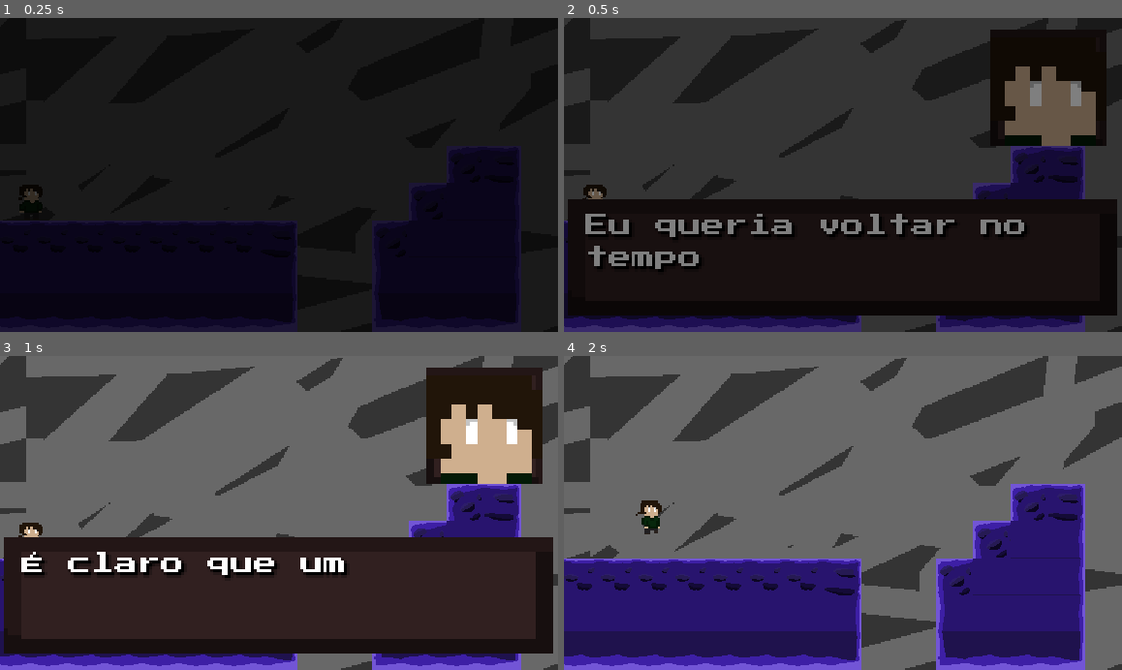
Above: before the commit, frames 1-4 (two rows, left to right).
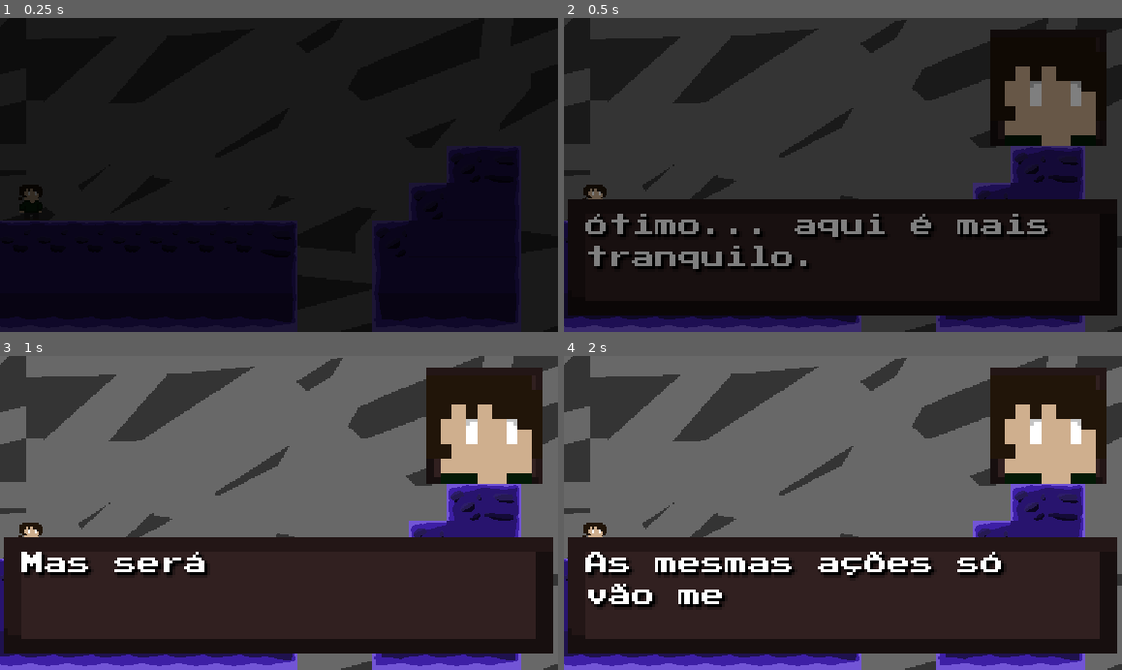
Above: after the commit, the same moments.

Repository: ycarocog/Game_Anxiety
Game: Godot game, scene res://Scenes/World/level1SS.tscn
Same seed, same stepped clock (60 frames per second), same inputs: the game is played once before the commit and once after it. This scene is started directly instead of the project's main scene.
Inputs (mouse positions are in pixels of both pictures, inside the frame that each line leads up to):
- Up to frame 1 (0.25 s): no input
- Up to frame 2 (0.5 s): no input
- Up to frame 3 (1 s): move the mouse to (401, 497) at 0.52 s; hold D (right) from 0.53 s (still down); click (401, 497) at 0.6 s; tap Space (jump) at 0.77 s
- Up to frame 4 (2 s): keep holding D (right); move the mouse to (731, 528) at 1.27 s; click (731, 528) at 1.35 s; tap Space (jump) at 1.52 s

Frame 1 is identical in both runs. In frame 2, 2.3% of the frame differs, in the area x 3-87%, y 62-80%; in frame 3, 2.0%; in frame 4, 43%, in the area x 0-100%, y 3-95%.

Commit message:
alteração nos diálogos e regularização no volume das músicas

Diff:
--- a/anxiety/Scenes/Player/player.tscn
+++ b/anxiety/Scenes/Player/player.tscn
@@ -208,5 +208,6 @@
 
 [node name="Sfx" type="AudioStreamPlayer" parent="."]
 stream = ExtResource("5_g0h47")
+volume_db = -11.243
 
 [connection signal="timeout" from="Low_Timer" to="." method="_on_low_timer_timeout"]
--- a/anxiety/Scenes/World/city.tscn
+++ b/anxiety/Scenes/World/city.tscn
@@ -339,12 +339,12 @@
 
 [node name="Main_theme" type="AudioStreamPlayer" parent="."]
 stream = ExtResource("8_2ql77")
-volume_db = -30.0
+volume_db = -15.009
 parameters/looping = true
 
 [node name="Good_mood" type="AudioStreamPlayer" parent="."]
 stream = ExtResource("9_3qk5k")
-volume_db = -30.0
+volume_db = -15.009
 parameters/looping = true
 
 [connection signal="body_entered" from="Areas_Interact/Apartment" to="." method="_on_apartment_body_entered"]
--- a/anxiety/Scenes/World/interface.tscn
+++ b/anxiety/Scenes/World/interface.tscn
@@ -122,11 +122,11 @@
 
 [node name="Label" type="RichTextLabel" parent="Credits_scene"]
 offset_right = 575.0
-offset_bottom = 878.0
+offset_bottom = 1020.0
 theme_override_fonts/normal_font = ExtResource("5_cppw4")
 theme_override_fonts/bold_font = ExtResource("6_66vhg")
 bbcode_enabled = true
-text = "[center][b]Game developed:[/b]
+text = "[center][b]GAME DEVELOPED BY:[/b]
 
 Ycaro Gonçalves
 
@@ -135,7 +135,7 @@
 Gabriel Alves
 
 
-[b]CHARACTER DESIGN :[/b]
+[b]CHARACTER DESIGN:[/b]
 
 Daielly Rocha
 
@@ -169,6 +169,12 @@
 Ycaro Gonçalves
 
 Daielly Rocha
+
+
+[b] Writting:[/b]
+
+Gabriel Alves
+
 
 [b]Contatos Instagram[/b]
 
@@ -181,11 +187,12 @@
 
 [b]OBRIGADO POR JOGAR[/b]
 "
+fit_content = true
 scroll_active = false
 
 [node name="Main_theme" type="AudioStreamPlayer" parent="."]
 stream = ExtResource("7_8dcy4")
-volume_db = -30.0
+volume_db = -15.946
 autoplay = true
 parameters/looping = true
 
--- a/anxiety/Scenes/World/quarto.tscn
+++ b/anxiety/Scenes/World/quarto.tscn
@@ -250,11 +250,11 @@
 [node name="Label" type="RichTextLabel" parent="Credits_scene"]
 offset_top = 400.0
 offset_right = 575.0
-offset_bottom = 1328.0
+offset_bottom = 1420.0
 theme_override_fonts/normal_font = ExtResource("7_l2vs5")
 theme_override_fonts/bold_font = ExtResource("8_s0p43")
 bbcode_enabled = true
-text = "[center][b]Game developed:[/b]
+text = "[center][b]GAME DEVELOPED BY:[/b]
 
 Ycaro Gonçalves
 
@@ -263,7 +263,7 @@
 Gabriel Alves
 
 
-[b]CHARACTER DESIGN :[/b]
+[b]CHARACTER DESIGN:[/b]
 
 Daielly Rocha
 
@@ -297,6 +297,12 @@
 Ycaro Gonçalves
 
 Daielly Rocha
+
+
+[b] Writting:[/b]
+
+Gabriel Alves
+
 
 [b]Contatos Instagram[/b]
 
@@ -309,16 +315,17 @@
 
 [b]OBRIGADO POR JOGAR[/b]
 "
+fit_content = true
 scroll_active = false
 
 [node name="Main_theme" type="AudioStreamPlayer" parent="."]
 stream = ExtResource("9_av1mx")
-volume_db = -30.0
+volume_db = -16.883
 parameters/looping = true
 
 [node name="Good_mood" type="AudioStreamPlayer" parent="."]
 stream = ExtResource("10_uhqxt")
-volume_db = -30.0
+volume_db = -15.946
 parameters/looping = true
 
 [connection signal="animation_finished" from="Animation" to="." method="_on_animation_animation_finished"]
--- a/anxiety/Scenes/battle.tscn
+++ b/anxiety/Scenes/battle.tscn
@@ -106,7 +106,7 @@
 
 [node name="Audio" type="AudioStreamPlayer" parent="."]
 stream = ExtResource("7_3sslx")
-volume_db = -30.0
+volume_db = -14.072
 autoplay = true
 parameters/looping = true
 
--- a/anxiety/Scenes/enemy.gd
+++ b/anxiety/Scenes/enemy.gd
@@ -1,7 +1,7 @@
 extends CharacterBody2D
 
 
-const SPEED = 120
+const SPEED = 140
 @onready var sprite_2d: AnimationPlayer = $Animation
 @onready var sprite: Sprite2D = $Sprite
 var player_ref = null
--- a/anxiety/Scenes/player_td.tscn
+++ b/anxiety/Scenes/player_td.tscn
@@ -9,7 +9,7 @@
 [ext_resource type="AudioStream" uid="uid://25vw57drvc0x" path="res://Assets/SFX/attack_fx.wav" id="7_6mb3e"]
 
 [sub_resource type="RectangleShape2D" id="RectangleShape2D_o0i2e"]
-size = Vector2(23.3771, 11)
+size = Vector2(20.6885, 11)
 
 [sub_resource type="RectangleShape2D" id="RectangleShape2D_b3uc5"]
 size = Vector2(28.5, 16.25)
@@ -51,6 +51,71 @@
 "transitions": PackedFloat32Array(1),
 "update": 1,
 "values": [Vector2i(0, 0)]
+}
+tracks/3/type = "value"
+tracks/3/imported = false
+tracks/3/enabled = true
+tracks/3/path = NodePath(".:modulate")
+tracks/3/interp = 1
+tracks/3/loop_wrap = true
+tracks/3/keys = {
+"times": PackedFloat32Array(0),
+"transitions": PackedFloat32Array(1),
+"update": 0,
+"values": [Color(1, 1, 1, 1)]
+}
+tracks/4/type = "value"
+tracks/4/imported = false
+tracks/4/enabled = true
+tracks/4/path = NodePath("attack area/arma:disabled")
+tracks/4/interp = 1
+tracks/4/loop_wrap = true
+tracks/4/keys = {
+"times": PackedFloat32Array(0),
+"transitions": PackedFloat32Array(1),
+"update": 1,
+"values": [true]
+}
+
+[sub_resource type="Animation" id="Animation_34o6a"]
+resource_name = "attack"
+length = 0.4
+step = 0.1
+tracks/0/type = "value"
+tracks/0/imported = false
+tracks/0/enabled = true
+tracks/0/path = NodePath("Sprite:texture")
+tracks/0/interp = 1
+tracks/0/loop_wrap = true
+tracks/0/keys = {
+"times": PackedFloat32Array(0),
+"transitions": PackedFloat32Array(1),
+"update": 1,
+"values": [ExtResource("3_vwprr")]
+}
+tracks/1/type = "value"
+tracks/1/imported = false
+tracks/1/enabled = true
+tracks/1/path = NodePath("Sprite:hframes")
+tracks/1/interp = 1
+tracks/1/loop_wrap = true
+tracks/1/keys = {
+"times": PackedFloat32Array(0),
+"transitions": PackedFloat32Array(1),
+"update": 1,
+"values": [4]
+}
+tracks/2/type = "value"
+tracks/2/imported = false
+tracks/2/enabled = true
+tracks/2/path = NodePath("Sprite:frame_coords")
+tracks/2/interp = 1
+tracks/2/loop_wrap = true
+tracks/2/keys = {
+"times": PackedFloat32Array(0, 0.1, 0.2, 0.3),
+"transitions": PackedFloat32Array(1, 1, 1, 1),
+"update": 1,
+"values": [Vector2i(0, 0), Vector2i(1, 0), Vector2i(2, 0), Vector2i(3, 0)]
 }
 tracks/3/type = "value"
 tracks/3/imported = false
@@ -59,75 +124,10 @@
 tracks/3/interp = 1
 tracks/3/loop_wrap = true
 tracks/3/keys = {
-"times": PackedFloat32Array(0),
-"transitions": PackedFloat32Array(1),
-"update": 1,
-"values": [true]
-}
-tracks/4/type = "value"
-tracks/4/imported = false
-tracks/4/enabled = true
-tracks/4/path = NodePath(".:modulate")
-tracks/4/interp = 1
-tracks/4/loop_wrap = true
-tracks/4/keys = {
-"times": PackedFloat32Array(0),
-"transitions": PackedFloat32Array(1),
-"update": 0,
-"values": [Color(1, 1, 1, 1)]
-}
-
-[sub_resource type="Animation" id="Animation_34o6a"]
-resource_name = "attack"
-length = 0.4
-step = 0.1
-tracks/0/type = "value"
-tracks/0/imported = false
-tracks/0/enabled = true
-tracks/0/path = NodePath("attack area/arma:disabled")
-tracks/0/interp = 1
-tracks/0/loop_wrap = true
-tracks/0/keys = {
-"times": PackedFloat32Array(0, 0.1, 0.3, 0.4),
-"transitions": PackedFloat32Array(1, 1, 1, 1),
-"update": 1,
-"values": [true, false, false, true]
-}
-tracks/1/type = "value"
-tracks/1/imported = false
-tracks/1/enabled = true
-tracks/1/path = NodePath("Sprite:texture")
-tracks/1/interp = 1
-tracks/1/loop_wrap = true
-tracks/1/keys = {
-"times": PackedFloat32Array(0),
-"transitions": PackedFloat32Array(1),
-"update": 1,
-"values": [ExtResource("3_vwprr")]
-}
-tracks/2/type = "value"
-tracks/2/imported = false
-tracks/2/enabled = true
-tracks/2/path = NodePath("Sprite:hframes")
-tracks/2/interp = 1
-tracks/2/loop_wrap = true
-tracks/2/keys = {
-"times": PackedFloat32Array(0),
-"transitions": PackedFloat32Array(1),
-"update": 1,
-"values": [4]
-}
-tracks/3/type = "value"
-tracks/3/imported = false
-tracks/3/enabled = true
-tracks/3/path = NodePath("Sprite:frame_coords")
-tracks/3/interp = 1
-tracks/3/loop_wrap = true
-tracks/3/keys = {
 "times": PackedFloat32Array(0, 0.1, 0.2, 0.3),
 "transitions": PackedFloat32Array(1, 1, 1, 1),
 "update": 1,
-"values": [Vector2i(0, 0), Vector2i(1, 0), Vector2i(2, 0), Vector2i(3, 0)]
+"values": [true, false, false, true]
 }
 
 [sub_resource type="Animation" id="Animation_spy43"]
@@ -372,7 +372,7 @@
 [node name="attack area" type="Area2D" parent="." groups=["player_attack"]]
 
 [node name="arma" type="CollisionShape2D" parent="attack area"]
-position = Vector2(40.3115, 10.5)
+position = Vector2(25, 10)
 shape = SubResource("RectangleShape2D_o0i2e")
 disabled = true
 
@@ -400,6 +400,7 @@
 
 [node name="attack" type="AudioStreamPlayer2D" parent="."]
 stream = ExtResource("7_6mb3e")
+volume_db = -10.969
 
 [connection signal="area_entered" from="attack area" to="." method="_on_attack_area_area_entered"]
 [connection signal="animation_finished" from="Animation" to="." method="on_animation_finished"]
--- a/anxiety/Script/city.gd
+++ b/anxiety/Script/city.gd
@@ -100,7 +100,7 @@
 		Main.can_change_scene = true
 		var tween_scene:Tween = create_tween()
 		tween_scene.tween_property(dialogue,"visible",true,0.9)
-		dialogue.label.text = "Esse lugar... Por que eu fui tão idiota?"
+		dialogue.label.text = "O parque... droga, não quero lembrar..."
 		dialogue.icon.texture = ResourceLoader.load("res://Assets/icon_boy.png")
 		dialogue.place = "parque"
 
@@ -112,13 +112,19 @@
 		Main.can_change_scene = true
 		var tween_scene:Tween = create_tween()
 		tween_scene.tween_property(dialogue,"visible",true,0.9)
-		dialogue.label.text = "Você não cansa de fugir dos seus problemas?"
+		dialogue.label.text = "É essa sua solução? Ir pra casa fugir dos problemas?"
 		dialogue.icon.texture = ResourceLoader.load("res://Assets/player/icon_enemy.png")
-		dialogue.msg_queue.push_back("Estou cansado de fugir de você")
+		dialogue.msg_queue.push_back("Qualquer opção que eu escolha, você vem encher meu saco.")
 		dialogue.icons.push_back("res://Assets/icon_boy.png")
-		dialogue.msg_queue.push_back("Eu quero ser feliz")
+		dialogue.msg_queue.push_back("Eu não queria precisar fugir, pra começo de conversa!")
 		dialogue.icons.push_back("res://Assets/icon_boy.png")
-		dialogue.msg_queue.push_back("ENTÃO ME DERROTE, ME ATAQUE!!")
+		dialogue.msg_queue.push_back("VOCÊ FEZ A SUA ESCOLHA!")
+		dialogue.icons.push_back("res://Assets/player/icon_enemy.png")
+		dialogue.msg_queue.push_back("REALMENTE QUER DEIXAR DE FUGIR?!!")
+		dialogue.icons.push_back("res://Assets/player/icon_enemy.png")
+		dialogue.msg_queue.push_back("NÃO EXISTE ESCAPATÓRIA PRA ONDE VAMOS AGORA!!")
+		dialogue.icons.push_back("res://Assets/player/icon_enemy.png")
+		dialogue.msg_queue.push_back("DERROTE-ME, SE QUER TANTO SE SUJAR A IMUNDICE DESSA TERRA!!")
 		dialogue.icons.push_back("res://Assets/player/icon_enemy.png")
 		dialogue.place = "cena_final"
 
@@ -130,19 +136,33 @@
 		Main.can_change_scene = true
 		var tween_scene:Tween = create_tween()
 		tween_scene.tween_property(dialogue,"visible",true,0.9)
-		dialogue.label.text = "Você está bem??"
+		dialogue.label.text = "Tá tudo bem com você?"
 		dialogue.icon.texture = ResourceLoader.load("res://Assets/icon_garota.png")
-		dialogue.msg_queue.push_back("AHH, oii, estou sim, melhor agora")
+		dialogue.msg_queue.push_back("Estou bem melhor agora, agradeço a preocupação.")
 		dialogue.icons.push_back("res://Assets/icon_boy.png")
-		dialogue.msg_queue.push_back("Me desculpa por aquilo")
+		dialogue.msg_queue.push_back("Olha, desculpa por ter fugido mais cedo.")
 		dialogue.icons.push_back("res://Assets/icon_boy.png")
-		dialogue.msg_queue.push_back("Tudo bem, eu gostei da sua declaração")
+		dialogue.msg_queue.push_back("Tá tudo bem, também fico diferente perto de você...")
 		dialogue.icons.push_back("res://Assets/icon_garota.png")
-		dialogue.msg_queue.push_back("Também gosto de você")
+		dialogue.msg_queue.push_back("Hoje mais cedo, eu queria te chamar pra sair...")
 		dialogue.icons.push_back("res://Assets/icon_garota.png")
-		dialogue.msg_queue.push_back("Sério?")
+		dialogue.msg_queue.push_back("Fiquei bem nervosa.")
+		dialogue.icons.push_back("res://Assets/icon_garota.png")
+		dialogue.msg_queue.push_back("Nossa, eu... não tava esperando por isso.")
 		dialogue.icons.push_back("res://Assets/icon_boy.png")
-		dialogue.msg_queue.push_back("Simmm")
+		dialogue.msg_queue.push_back("Isso é um sim? Um talvez?")
+		dialogue.icons.push_back("res://Assets/icon_garota.png")
+		dialogue.msg_queue.push_back("Com certeza é um sim! A que horas você tinha em mente?")
+		dialogue.icons.push_back("res://Assets/icon_boy.png")
+		dialogue.msg_queue.push_back("Bom, acho que a gente poderia ir no parque agora...")
+		dialogue.icons.push_back("res://Assets/icon_garota.png")
+		dialogue.msg_queue.push_back("Pra relembrar os velhos tempos, sabe?")
+		dialogue.icons.push_back("res://Assets/icon_garota.png")
+		dialogue.msg_queue.push_back("Uau... claro, por mim tá ótimo.")
+		dialogue.icons.push_back("res://Assets/icon_boy.png")
+		dialogue.msg_queue.push_back("Só preciso passar em casa pra trocar de roupa.")
+		dialogue.icons.push_back("res://Assets/icon_boy.png")
+		dialogue.msg_queue.push_back("Estarei aqui te esperando!")
 		dialogue.icons.push_back("res://Assets/icon_garota.png")
 		Main.can_change_color = true
 		dialogue.place = "amor"
@@ -153,5 +173,5 @@
 		player.sprite_2d.play("idle")
 		var tween_scene:Tween = create_tween()
 		tween_scene.tween_property(dialogue,"visible",true,0.9)
-		dialogue.label.text = "Vamos sair depois"
+		dialogue.label.text = "Você não tinha ido em casa?"
 		dialogue.icon.texture = ResourceLoader.load("res://Assets/icon_garota.png")
--- a/anxiety/Script/level.gd
+++ b/anxiety/Script/level.gd
@@ -15,9 +15,15 @@
 	tween_scene.tween_property(dialogue,"visible",true,0.9)
 	player.set_physics_process(false)
 	player.animation.play("idle")
-	dialogue.label.text = "Eu queria voltar no tempo"
+	dialogue.label.text = "Ótimo... aqui é mais tranquilo."
 	dialogue.icon.texture = ResourceLoader.load("res://Assets/icon_boy.png")
-	dialogue.msg_queue.push_back("É claro que uma pessoa como ela nunca iria ter algo comigo")
+	dialogue.msg_queue.push_back("Mas será que vale a pena ficar aqui?")
+	dialogue.icons.push_back("res://Assets/icon_boy.png")
+	dialogue.msg_queue.push_back("As mesmas ações só vão me levar aos mesmos erros...")
+	dialogue.icons.push_back("res://Assets/icon_boy.png")
+	dialogue.msg_queue.push_back("Certo, se tem alguém que deve saber a saída,")
+	dialogue.icons.push_back("res://Assets/icon_boy.png")
+	dialogue.msg_queue.push_back("sou eu.")
 	dialogue.icons.push_back("res://Assets/icon_boy.png")
 	Main.in_scene = true
 	#player.sprite_material.set_shader_parameter("change", false)
@@ -49,17 +55,19 @@
 		Main.can_change_scene = true
 		player.set_physics_process(false)
 		player.animation.play("idle")
-		dialogue.label.text = "Tão frágil, sempre vive assustado, fugindo dos problemas"
+		dialogue.label.text = "Sempre assustado com o passado, fugindo dos problemas."
 		dialogue.icon.texture = ResourceLoader.load("res://Assets/player/icon_enemy.png")
+		dialogue.msg_queue.push_back("Um pouco tarde demais para fugir.")
+		dialogue.icons.push_back("res://Assets/player/icon_enemy.png")
 		dialogue.msg_queue.push_back("Quem é você?")
 		dialogue.icons.push_back("res://Assets/icon_boy.png")
-		dialogue.msg_queue.push_back("Você que era pra responder")
+		dialogue.msg_queue.push_back("À essa altura, já deveria saber.")
 		dialogue.icons.push_back("res://Assets/player/icon_enemy.png")
-		dialogue.msg_queue.push_back("Você achou mesmo que ela iria querer você?")
+		dialogue.msg_queue.push_back("Vai encontrar ela e repetir tudo denovo?")
 		dialogue.icons.push_back("res://Assets/player/icon_enemy.png")
-		dialogue.msg_queue.push_back("Cala a boca!!")
+		dialogue.msg_queue.push_back("...eu só queria ir no mercado.")
 		dialogue.icons.push_back("res://Assets/icon_boy.png")
-		dialogue.msg_queue.push_back("Você só sabe fugir")
+		dialogue.msg_queue.push_back("Tudo bem. Vá. Fuja.")
 		dialogue.icons.push_back("res://Assets/player/icon_enemy.png")
 		dialogue.place = "SS1"
 
--- a/anxiety/Script/level_2_ss.gd
+++ b/anxiety/Script/level_2_ss.gd
@@ -14,11 +14,19 @@
 	tween_scene.tween_property(dialogue,"visible",true,0.9)
 	player.set_physics_process(false)
 	player.animation.play("idle")
-	dialogue.label.text = "Por que ela está aqui?"
+	dialogue.label.text = "Droga, isso denovo."
 	dialogue.icon.texture = ResourceLoader.load("res://Assets/icon_boy.png")
-	dialogue.msg_queue.push_back("Eu não consigo falar com ela, estou com medo")
+	dialogue.msg_queue.push_back("Não posso fazer isso, não dá pra falar com ela")
 	dialogue.icons.push_back("res://Assets/icon_boy.png")
-	dialogue.msg_queue.push_back("Tenho que ser forte")
+	dialogue.msg_queue.push_back("como se nada tivesse acontecido.")
+	dialogue.icons.push_back("res://Assets/icon_boy.png")
+	dialogue.msg_queue.push_back("Mas também não posso ficar parado aqui igual um imbecil...")
+	dialogue.icons.push_back("res://Assets/icon_boy.png")
+	dialogue.msg_queue.push_back("Quem se importa com comprar comida?")
+	dialogue.icons.push_back("res://Assets/icon_boy.png")
+	dialogue.msg_queue.push_back("Vou dar meia-volta e ir pra casa, é o melhor a ser feito.")
+	dialogue.icons.push_back("res://Assets/icon_boy.png")
+	dialogue.msg_queue.push_back("Mas antes...")
 	dialogue.icons.push_back("res://Assets/icon_boy.png")
 	Main.in_scene = true
 
@@ -40,16 +48,24 @@
 		tween_scene.tween_property(dialogue,"visible",true,0.9)
 		player.set_physics_process(false)
 		player.animation.play("idle")
-		dialogue.label.text = "Você sabe que ela não quer nada com você"
+		dialogue.label.text = "Voltou pra me dar a razão?"
 		dialogue.icon.texture = ResourceLoader.load("res://Assets/player/icon_enemy.png")
-		dialogue.msg_queue.push_back("Paraa, você está mentindo!")
+		dialogue.msg_queue.push_back("Tá tudo bem, eu só preciso de um tempo em casa.")
 		dialogue.icons.push_back("res://Assets/icon_boy.png")
-		dialogue.msg_queue.push_back("Será mesmo?Então porque você foge dela?")
+		dialogue.msg_queue.push_back("Por que ir pra casa?")
 		dialogue.icons.push_back("res://Assets/player/icon_enemy.png")
-		dialogue.msg_queue.push_back("Por que você fugiu agora?")
+		dialogue.msg_queue.push_back("Por que não só ficar aqui?")
 		dialogue.icons.push_back("res://Assets/player/icon_enemy.png")
-		dialogue.msg_queue.push_back("O que?")
+		dialogue.msg_queue.push_back("É seguro e vai te livrar de repetir os mesmos erros.")
+		dialogue.icons.push_back("res://Assets/player/icon_enemy.png")
+		dialogue.msg_queue.push_back("Erros dos quais você sabe que vai repetir.")
+		dialogue.icons.push_back("res://Assets/player/icon_enemy.png")
+		dialogue.msg_queue.push_back("Seguro? Os espinhos traiçoeiros ali atrás diziam outra coisa.")
 		dialogue.icons.push_back("res://Assets/icon_boy.png")
+		dialogue.msg_queue.push_back("Foi para o seu próprio bem.")
+		dialogue.icons.push_back("res://Assets/player/icon_enemy.png")
+		dialogue.msg_queue.push_back("Mas se quer continuar escravo desse mundo, vá em frente.")
+		dialogue.icons.push_back("res://Assets/player/icon_enemy.png")
 		Main.final_scene = true
 		dialogue.place = "SS2"
 		Main.can_change_scene = true
--- a/anxiety/Script/player_td.gd
+++ b/anxiety/Script/player_td.gd
@@ -42,11 +42,11 @@
 		set_physics_process(false)
 	elif Input.is_action_pressed("right"):
 		sprite_2d.play("side")
-		arma.position.x =  40
+		arma.position.x = 25
 		sprite.flip_h = false
 	elif Input.is_action_pressed("left"):
 		sprite_2d.play("side")
-		arma.position.x = -40
+		arma.position.x = -25
 		sprite.flip_h = true
 	elif Input.is_action_pressed("up"):
 		sprite_2d.play("up")
--- a/anxiety/Script/quarto.gd
+++ b/anxiety/Script/quarto.gd
@@ -25,8 +25,13 @@
 func _process(_delta: float) -> void:
 	if check_dialog and !Main.world_color:
 		dialogue.label.text = "*Você recebeu uma mensagem*"
-		dialogue.msg_queue.push_back("Queria falar com você pessoalmente")
+		dialogue.icon.texture = ResourceLoader.load("res://Assets/icon_cell.png")
+		dialogue.msg_queue.push_back("Queria falar com você pessoalmente.")
 		dialogue.icons.push_back("res://Assets/icon_garota.png")
+		dialogue.msg_queue.push_back("A gente pode se encontrar no mercado?")
+		dialogue.icons.push_back("res://Assets/icon_garota.png")
+		dialogue.msg_queue.push_back("...")
+		dialogue.icons.push_back("res://Assets/icon_boy.png")
 		Main.can_change_scene = true
 		check_dialog = false
 		dialogue.place = "quarto"
@@ -50,8 +55,10 @@
 		player.sprite_2d.play("idle")
 		var tween_scene:Tween = create_tween()
 		tween_scene.tween_property(dialogue,"visible",true,0.9)
-		dialogue.label.text = "Preciso comprar comida..."
+		dialogue.label.text = "Alarme pra ir comprar comida..."
 		dialogue.icon.texture = ResourceLoader.load("res://Assets/icon_boy.png")
+		dialogue.msg_queue.push_back("Esse é o melhor horário pra evitar multidões.")
+		dialogue.icons.push_back("res://Assets/icon_boy.png")
 		Main.in_scene = true
 
 
--- a/anxiety/Script/supermarket.gd
+++ b/anxiety/Script/supermarket.gd
@@ -32,7 +32,7 @@
 		player.sprite_2d.play("idle")
 		var tween_scene:Tween = create_tween()
 		tween_scene.tween_property(dialogue,"visible",true,0.9)
-		dialogue.label.text = "OLÁ COMO POSSO AJUDAR? SEJA BEM-VINDO!"
+		dialogue.label.text = "Olá, garoto! Bem no horário de sempre. Fique à vontade."
 		dialogue.icon.texture = ResourceLoader.load("res://Assets/icon_vendedor.png")
 		Main.in_scene = true
 
@@ -48,9 +48,13 @@
 		player.sprite_2d.play("idle")
 		var tween_scene:Tween = create_tween()
 		tween_scene.tween_property(dialogue,"visible",true,0.9)
-		dialogue.label.text = "Oii, você está bem?"
+		dialogue.label.text = "Oi, quanto tempo."
 		dialogue.icon.texture = ResourceLoader.load("res://Assets/icon_garota.png")
-		dialogue.msg_queue.push_back("Hann, Ehhn.")
+		dialogue.msg_queue.push_back("Veio pelo meu convite, ou veio para as compras do mês?")
+		dialogue.icons.push_back("res://Assets/icon_garota.png")
+		dialogue.msg_queue.push_back("*risadinha*")
+		dialogue.icons.push_back("res://Assets/icon_garota.png")
+		dialogue.msg_queue.push_back("Bom, na verdade eu...")
 		dialogue.icons.push_back("res://Assets/icon_boy.png")
 		dialogue.place = "supermarket"
 		Main.can_change_scene = true
Binary file added: anxiety/Assets/icon_cell.png
Not shown, added: anxiety/Assets/icon_cell.png.import
